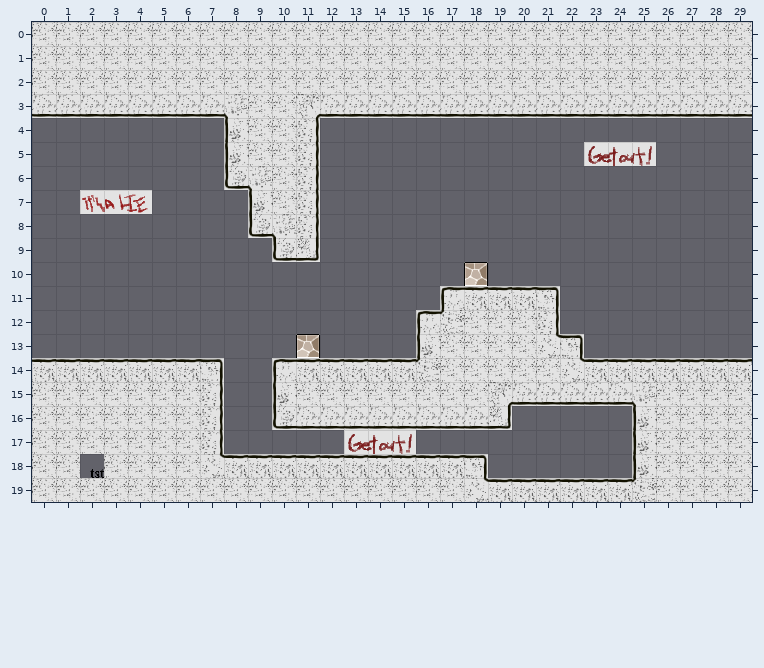
A Tiled map gets an edit: Rogue/asset/test.tmx. The first picture shows the starting point.
Cells are 32x32 px. Shown: x 0..29, y 0..19. Tiles whose own drawing changed are shown in their newer look in all pictures.
Now the later version:
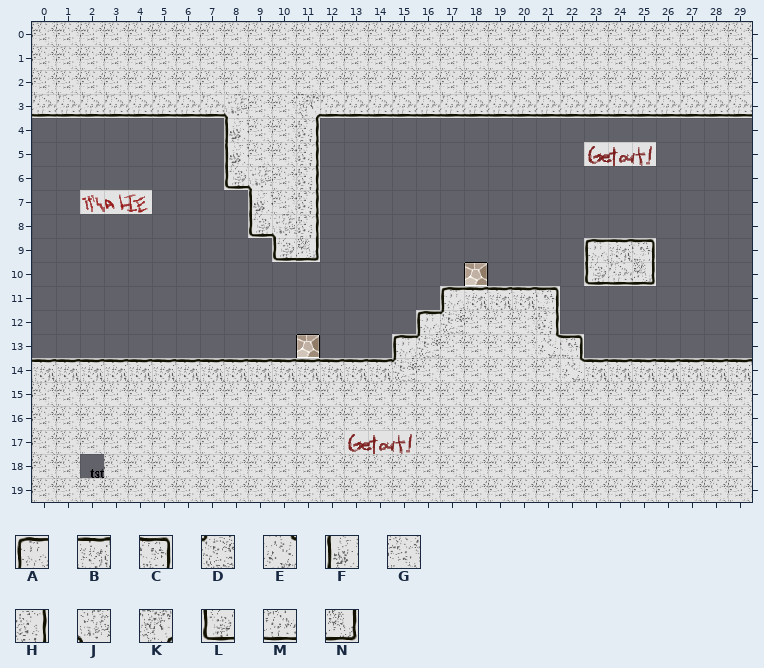
Key: from "rg_tiles": A 8, B 9, C 10, D 11, E 12, F 16, G 17, H 18, J 19, K 20, L 24, M 25, N 26.
_ is an empty cell.
Tiles replaced or removed in this view: A, B, C, D, E, F, H, J, K, L, M, N.
What changed:
Changed rows in their new state; . is an unchanged cell.
Layer "target":
first column x 7:
 9 ................ABC
10 ................LMN
13 ........AD.........
14 BBBB....DG.........
15 GGGG........GGGGGGG
16 GGGGGGGGGGGGGGGGGGG
17 GGGGGG...GGGGGGGGGG
18 GGGGGGGGGGGGGGGGGGG
19 ...........GGGGGGGG
